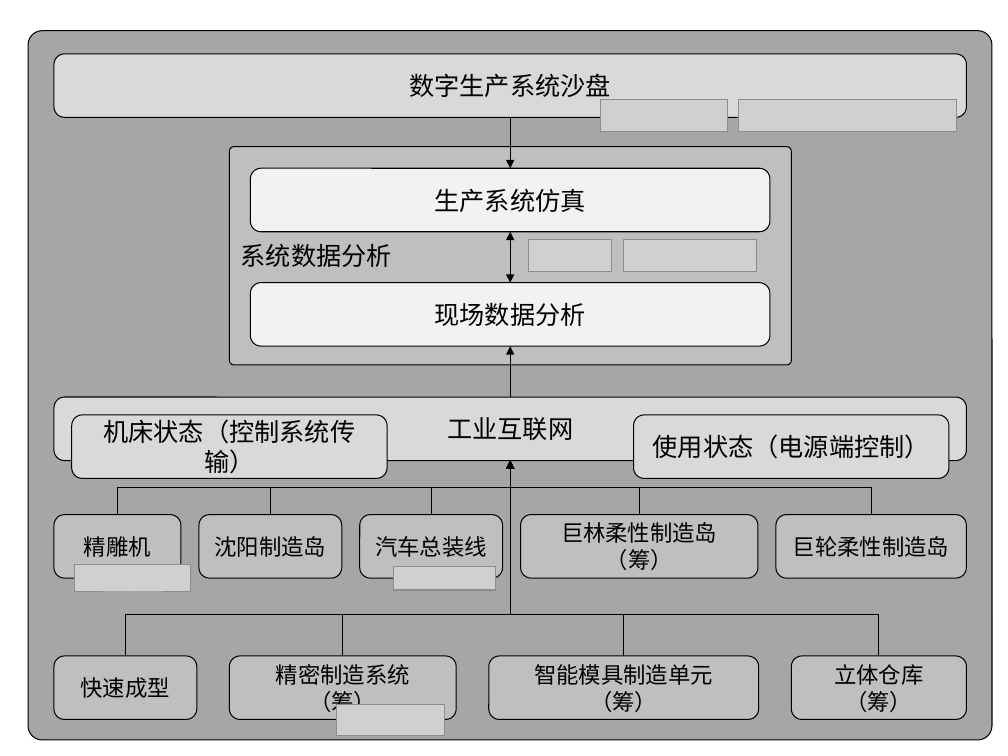
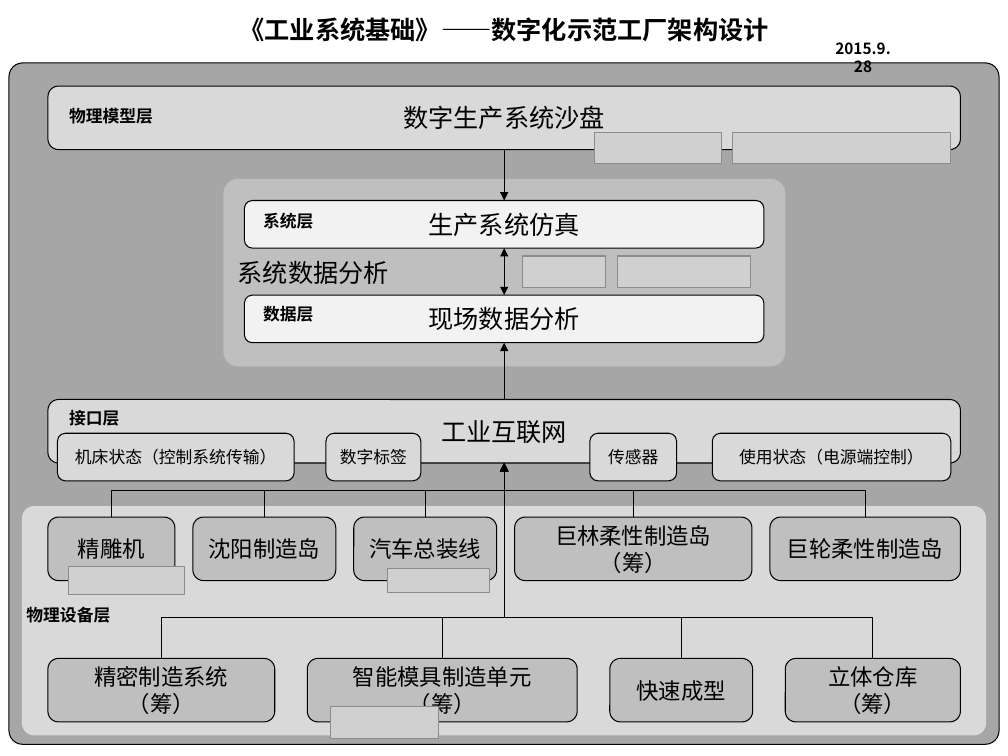
Before and after one commit to woodyme/i.center_my_workzone, a slide deck: slide 2 of 精雕实验室/数字化示范工厂/数字化示范工厂.pptx. Drawn at 1008x756 pixels with LibreOffice and Linux fonts; fonts in the diff are those of the drawing; grey boxes stand for pictures. Boxes give left, top, right and bottom in pixels: in the first picture for what was removed or moved away, otherwise in the second. Text is boxed around its words. In the diff, an @@ line names an element or a change of style, - is before the commit and + after.

Commit message:
update 数字化示范工厂架构设计

```diff
--- a/精雕实验室/数字化示范工厂/数字化示范工厂.pptx
+++ b/精雕实验室/数字化示范工厂/数字化示范工厂.pptx
@@ text added at [239,17,768,42], 18 pt, text #000000, bold @@
+《工业系统基础》——数字化示范工厂架构设计
@@ text added at [835,42,891,72], 11 pt, text #000000, bold @@
+2015.9.28
@@ rounded rectangle: place and size @@
-rounded rectangle at [28,30,992,740]
+rounded rectangle at [9,62,999,744]
@@ rounded rectangle "数字生产系统沙盘": place and size @@
-rounded rectangle "数字生产系统沙盘" at [54,53,967,117]
+rounded rectangle "数字生产系统沙盘" at [48,86,961,149]
@@ text added at [69,105,153,127], 12 pt, text #000000, bold @@
+物理模型层
@@ 2 pictures, 1 arrow: place and size @@
-2 pictures, 1 arrow at [510,100,957,168]
+2 pictures, 1 arrow at [504,132,951,201]
@@ rounded rectangle "系统数据分析": place and size @@
-rounded rectangle "系统数据分析" at [230,147,791,366]
+rounded rectangle "系统数据分析" at [224,178,785,366]
@@ rounded rectangle "系统数据分析" at [224,178,785,366]: outline #000000 0.75 pt to none; proportions changed @@
@@ rounded rectangle "生产系统仿真": place and size @@
-rounded rectangle "生产系统仿真" at [250,168,769,232]
+rounded rectangle "生产系统仿真" at [244,201,763,248]
@@ text added at [263,213,313,229], 12 pt, text #000000, bold @@
+系统层
@@ 2 pictures, 1 double arrow: place and size @@
-2 pictures, 1 double arrow at [510,232,756,282]
+2 pictures, 1 double arrow at [504,248,750,295]
@@ rounded rectangle "现场数据分析": place and size @@
-rounded rectangle "现场数据分析" at [250,282,769,346]
+rounded rectangle "现场数据分析" at [244,295,763,343]
@@ text added at [263,303,313,325], 12 pt, text #000000, bold @@
+数据层
@@ arrow moved from (510, 397) - (510, 346) to (504, 399) - (504, 343) @@
@@ text added at [69,409,119,426], 12 pt, text #000000, bold @@
+接口层
@@ rounded rectangle "机床状态（控制系统传输）" at [57,433,294,481]: size 18 to 12 pt @@
@@ rounded rectangle "机床状态（控制系统传输）": place and size @@
-rounded rectangle "机床状态（控制系统传输）" at [72,415,387,479]
+rounded rectangle "机床状态（控制系统传输）" at [57,433,294,481]
@@ rounded rectangle added at [326,433,420,481], fill #D9D9D9, outline #000000 0.75 pt, 12 pt, text #000000 @@
+数字标签
@@ rounded rectangle added at [590,433,676,481], fill #D9D9D9, outline #000000 0.75 pt, 12 pt, text #000000 @@
+传感器
@@ rounded rectangle "使用状态（电源端控制）": place and size @@
-rounded rectangle "使用状态（电源端控制）" at [634,415,950,479]
+rounded rectangle "使用状态（电源端控制）" at [713,433,952,481]
@@ rounded rectangle "使用状态（电源端控制）" at [713,433,952,481]: size 18 to 12 pt @@
@@ elbow arrow moved from (343, 656) - (510, 461) to (161, 658) - (504, 463) @@
@@ elbow arrow moved from (624, 656) - (510, 461) to (443, 658) - (504, 463) @@
@@ 7 rounded rectangles, 6 elbow arrows, 2 pictures: place and size @@
-7 rounded rectangles, 6 elbow arrows, 2 pictures at [54,397,967,736]
+7 rounded rectangles, 6 elbow arrows, 2 pictures at [48,399,961,738]
@@ elbow arrow moved from (125, 656) - (510, 461) to (681, 658) - (504, 463) @@
@@ rounded rectangle added at [22,506,986,736], fill #D9D9D9 @@
@@ picture: place and size @@
-picture at [393,566,495,591]
+picture at [387,569,489,593]
@@ text added at [26,607,110,623], 12 pt, text #000000, bold @@
+物理设备层
@@ rounded rectangle "精密制造系统（筹）": place and size @@
-rounded rectangle "精密制造系统（筹）" at [230,656,457,720]
+rounded rectangle "精密制造系统（筹）" at [48,658,275,722]
@@ rounded rectangle "智能模具制造单元（筹）": place and size @@
-rounded rectangle "智能模具制造单元（筹）" at [489,656,759,720]
+rounded rectangle "智能模具制造单元（筹）" at [307,658,578,722]
@@ rounded rectangle "快速成型": place and size @@
-rounded rectangle "快速成型" at [54,656,198,720]
+rounded rectangle "快速成型" at [610,658,753,722]
```
